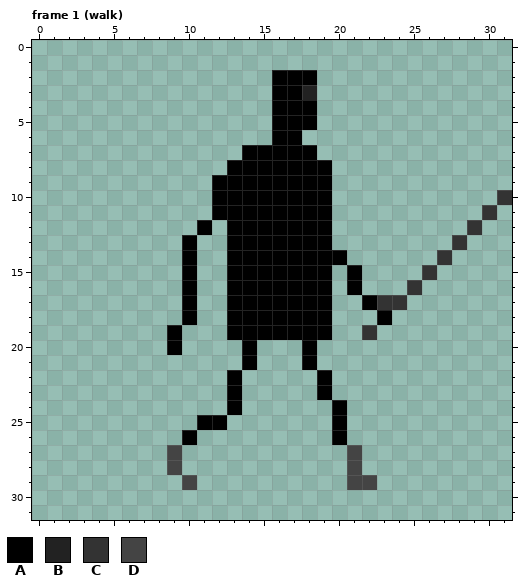
Two versions of one pixel-art file, resources/source/assets/hero/walk.aseprite. The picture above is the old version.
32x32 pixels, 4 frames. Shown: frame 1 (walk). The commit also changed other frames, which this record leaves out.
Visible layers, top first: "boots", "arms", "head", "legs", "sword", "torso".
Palette (. is transparent): A #000000  B #222222  C #333333  D #444444
Pixels before, frame 1 (walk), first column x 9:
 2 .......AAA.............
 3 .......AAB.............
 4 .......AAA.............
 5 .......AAA.............
 6 .......AA..............
 7 .....AAAAA.............
 8 ....AAAAAAA............
 9 ...AAAAAAAA............
10 ...AAAAAAAA...........C
11 ...AAAAAAAA..........C.
12 ..A.AAAAAAA.........C..
13 .A..AAAAAAA........C...
14 .A..AAAAAAAA......C....
15 .A..AAAAAAA.A....C.....
16 .A..AAAAAAA.A...C......
17 .A..AAAAAAA..ACC.......
18 .A..AAAAAAA...A........
19 A...AAAAAAA..C.........
20 A....A...A.............
21 .....A...A.............
22 ....A.....A............
23 ....A.....A............
24 ....A......A...........
25 ..AA.......A...........
26 .A.........A...........
27 D...........D..........
28 D...........D..........
29 .D..........DD.........
Now the later version:
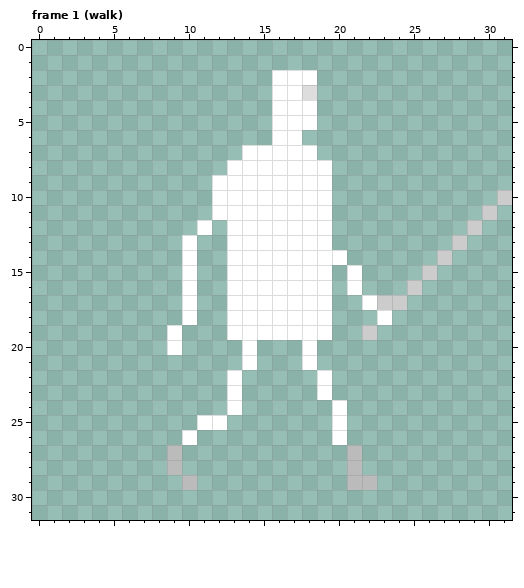
What changed:
colour A: #000000 -> #ffffff
colour B: #222222 -> #dddddd
colour C: #333333 -> #cccccc
colour D: #444444 -> #bbbbbb
Boxes around the changes in both pictures, in picture pixels (x1, y1, x2, y2):
changed: (167, 70, 512, 490)
